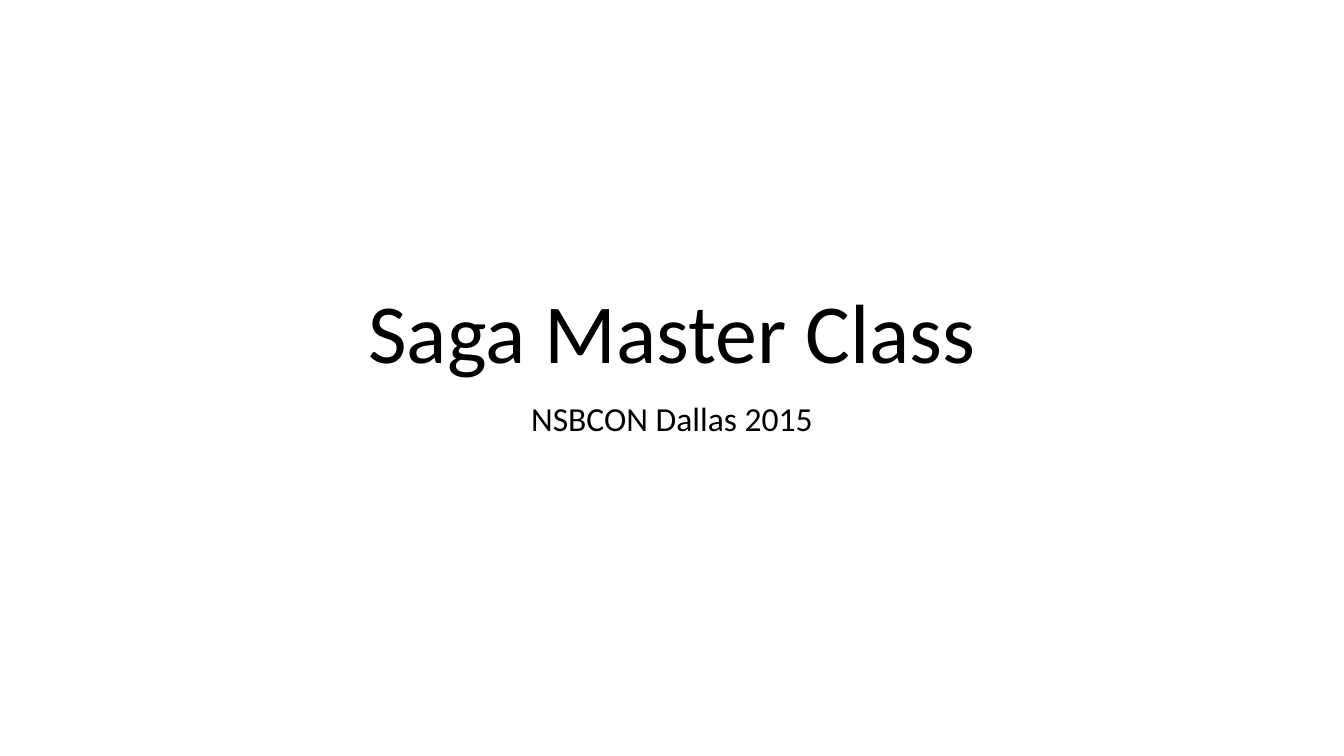
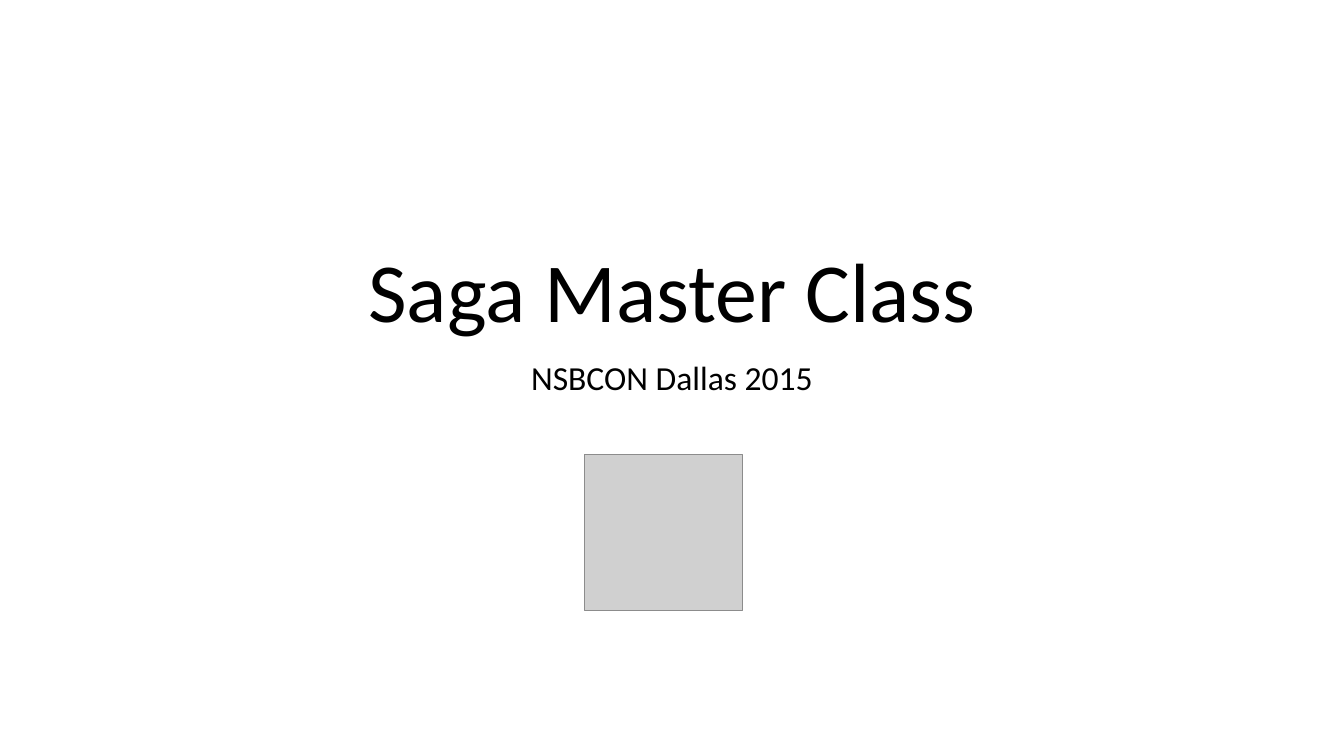
Before and after one commit to Particular/SagaMasterClass, a slide deck: slide 1 of SagaMasterClass.pptx. Drawn at 1344x756 pixels with LibreOffice and Linux fonts; fonts in the diff are those of the drawing; grey boxes stand for pictures. Boxes give left, top, right and bottom in pixels: in the first picture for what was removed or moved away, otherwise in the second. Text is boxed around its words. In the diff, an @@ line names an element or a change of style, - is before the commit and + after.

```diff
--- a/SagaMasterClass.pptx
+++ b/SagaMasterClass.pptx
@@ title "Saga Master Class": place and size @@
-title "Saga Master Class" at (368, 304, 975, 378)
+title "Saga Master Class" at (368, 263, 975, 337)
@@ subtitle "NSBCON Dallas 2015": place and size @@
-subtitle "NSBCON Dallas 2015" at (531, 407, 813, 432)
+subtitle "NSBCON Dallas 2015" at (531, 366, 813, 391)
@@ picture added at (585, 455, 743, 611) @@
```
Also in this commit, not shown: 3 other slides changed.
